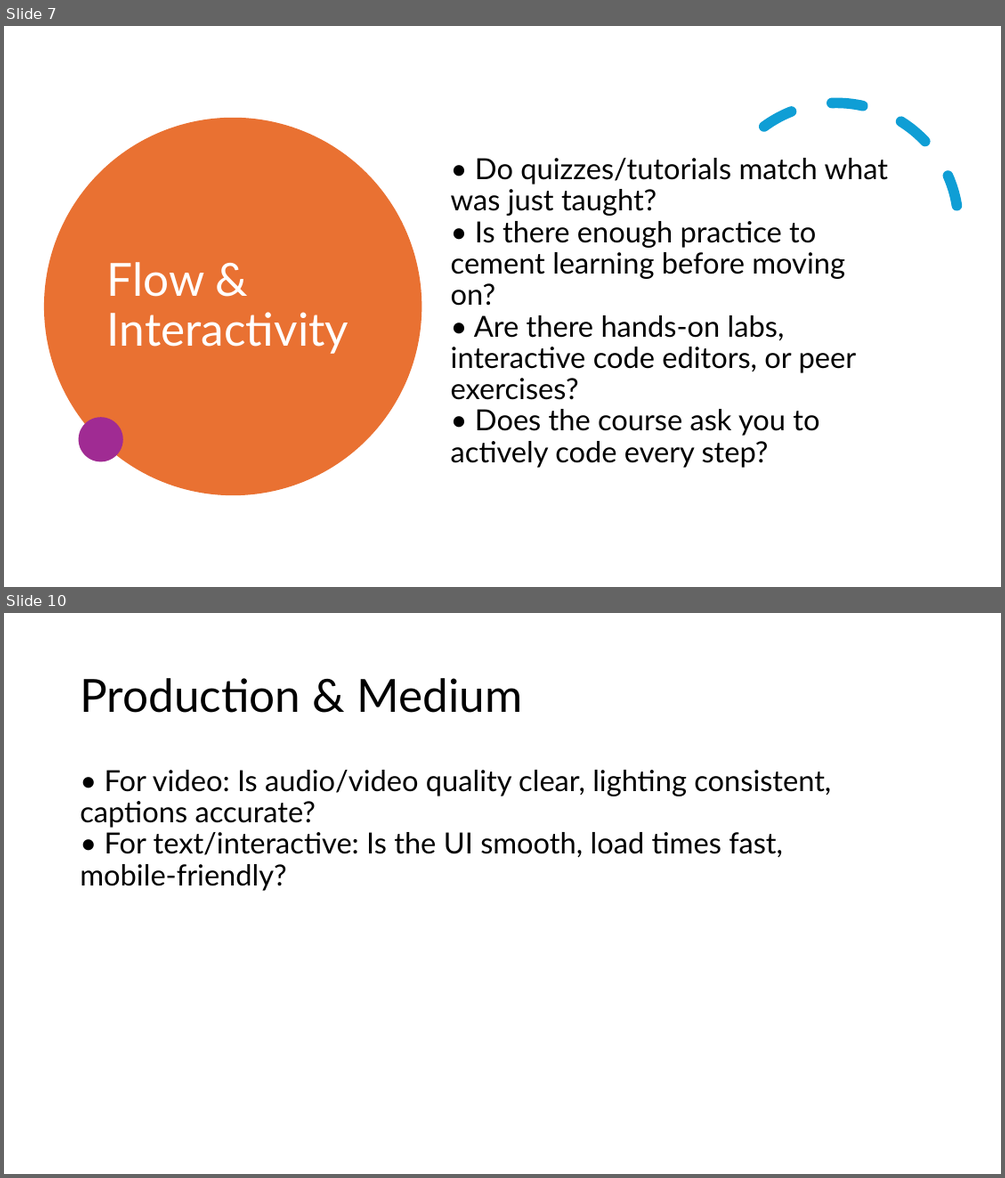
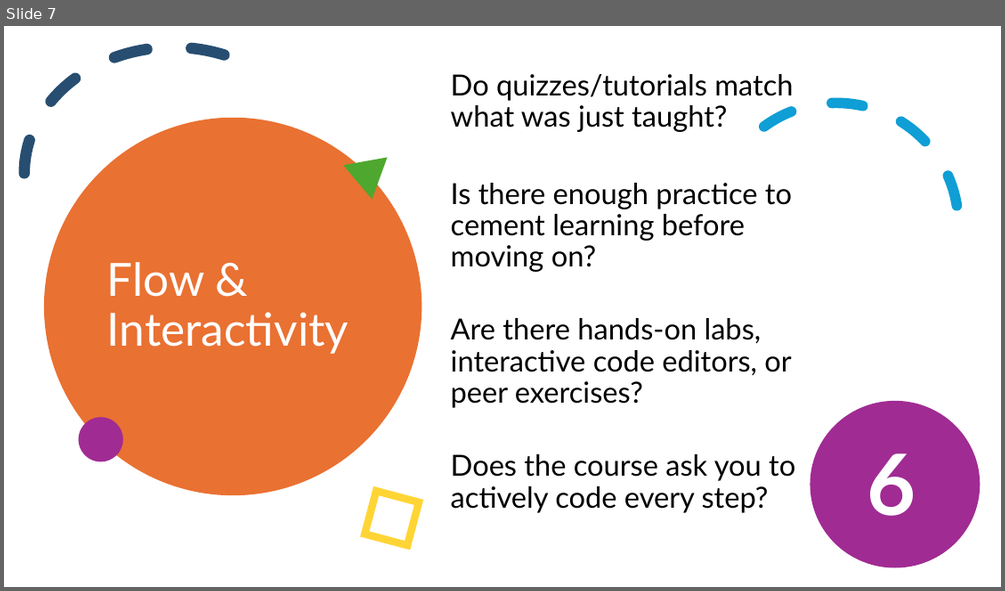
Before and after one commit to ElliotCookie/A-Beginners-Guide-to-Python, a slide deck: 0.0 - Infrastructure around coding - VS Code/1.0 - Learn Python.Org review.pptx. Shown one above the other, each under a label of ours: slides 7 and 10 before the commit, slide 7 after it; the slides between them are not shown. The pictures are 1005x1178 and 1005x591 pixels, drawn with LibreOffice and Linux fonts; fonts in the diff are those of the drawing. Boxes give left, top, right and bottom in pixels: in the first picture for what was removed or moved away, otherwise in the second. Text is boxed around its words. In the diff, an @@ line names an element or a change of style, - is before the commit and + after.

```diff
--- a/0.0 - Infrastructure around coding - VS Code/1.0 - Learn Python.Org review.pptx
+++ b/0.0 - Infrastructure around coding - VS Code/1.0 - Learn Python.Org review.pptx
@@ slide 10 removed at <box>4,613,1001,1174</box>, background #FFFFFF @@
@@ title removed at <box>80,678,522,713</box> @@
-Production & Medium
@@ text removed at <box>80,770,831,891</box> @@
-• For video: Is audio/video quality clear, lighting consistent, captions accurate?
-• For text/interactive: Is the UI smooth, load times fast, mobile‑friendly?
@@ slide 7 changed as well @@
@@ arc (boxed as its full ellipse) added at <box>24,47,323,299</box>, outline #274E70 10.75 pt dashed @@
@@ text at <box>451,74,795,513</box>: text changed @@
-• Do quizzes/tutorials match what was just taught?
-• Is there enough practice to cement learning before moving on?
-• Are there hands‑on labs, interactive code editors, or peer exercises?
-• Does the course ask you to actively code every step?
+Do quizzes/tutorials match what was just taught?
+Is there enough practice to cement learning before moving on?
+Are there hands‑on labs, interactive code editors, or peer exercises?
+Does the course ask you to actively code every step?
@@ triangle added at <box>343,140,402,200</box>, fill #4EA72E @@
@@ ellipse added at <box>810,401,979,567</box>, fill #A02B93 @@
@@ text added at <box>866,453,915,516</box>, 81.4 pt, text #FFFFFF, bold @@
+6
@@ rectangle added at <box>364,491,419,546</box>, outline #FFD535 7.25 pt @@
```
Also in this commit, not shown: 12 other slides changed, 3 slides added, 1 other file.
